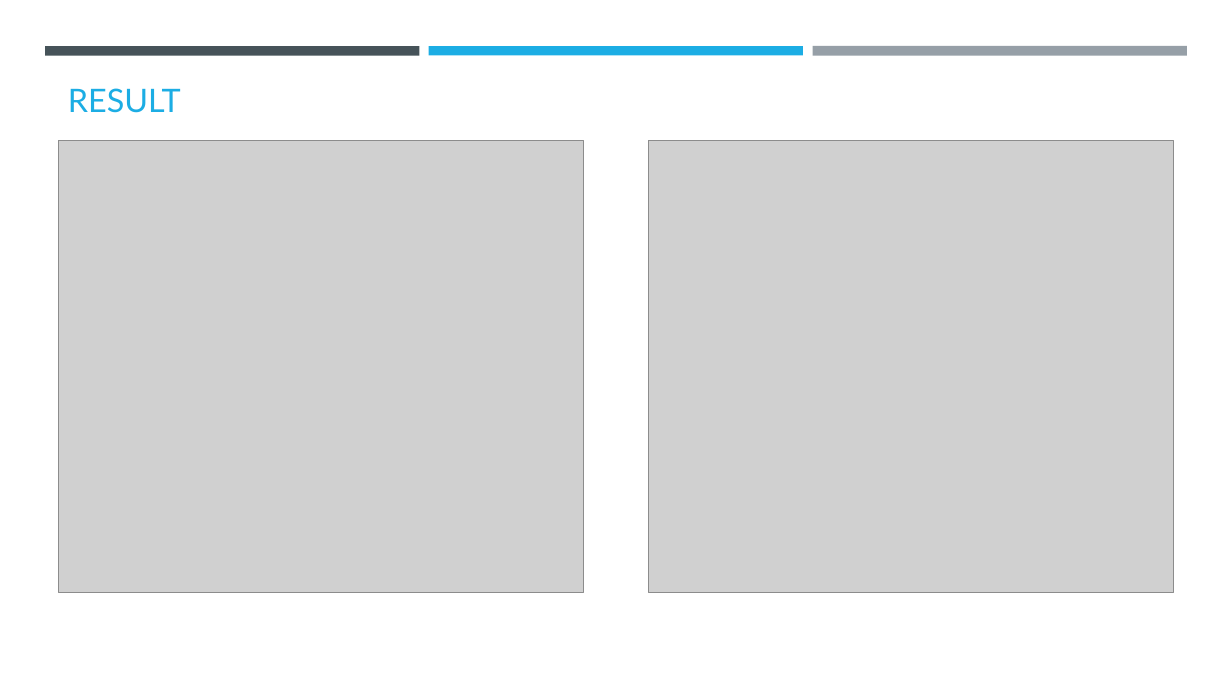
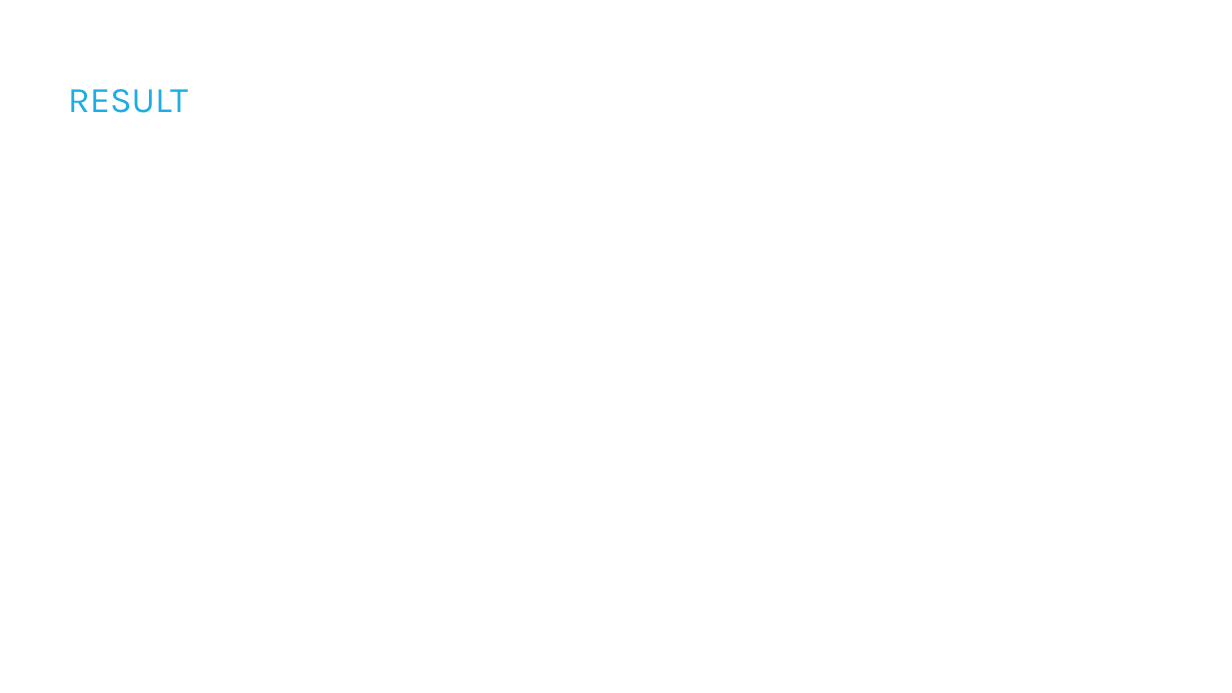
Before and after one commit to Joshna2401/project-aicte, a slide deck: slide 8 of Steganography Template.pptx. Drawn at 1232x693 pixels with LibreOffice and Linux fonts; fonts in the diff are those of the drawing; grey boxes stand for pictures; background and template pictures are left out. Boxes give left, top, right and bottom in pixels: in the first picture for what was removed or moved away, otherwise in the second. Text is boxed around its words. In the diff, an @@ line names an element or a change of style, - is before the commit and + after.

```diff
--- a/Steganography Template.pptx
+++ b/Steganography Template.pptx
@@ rectangle removed at <box>45,46,420,55</box> @@
@@ rectangle removed at <box>429,46,803,55</box> @@
@@ rectangle removed at <box>812,46,1187,56</box> @@
@@ text "RESULT" at <box>68,89,188,113</box>: size 25.2 to 28 pt, font Lato to Karla; line spacing 1 to 31.7pt; vertical alignment bottom to top @@
@@ picture removed at <box>59,140,584,592</box> @@
@@ picture removed at <box>649,140,1174,592</box> @@
```
Also in this commit, not shown: 10 other slides changed, 1 slide added, 1 slide removed.
